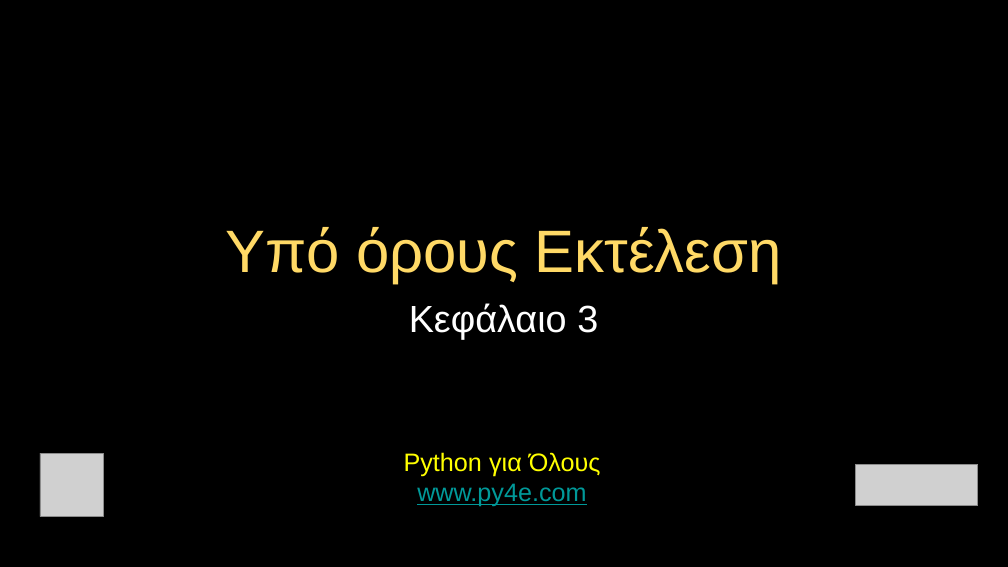
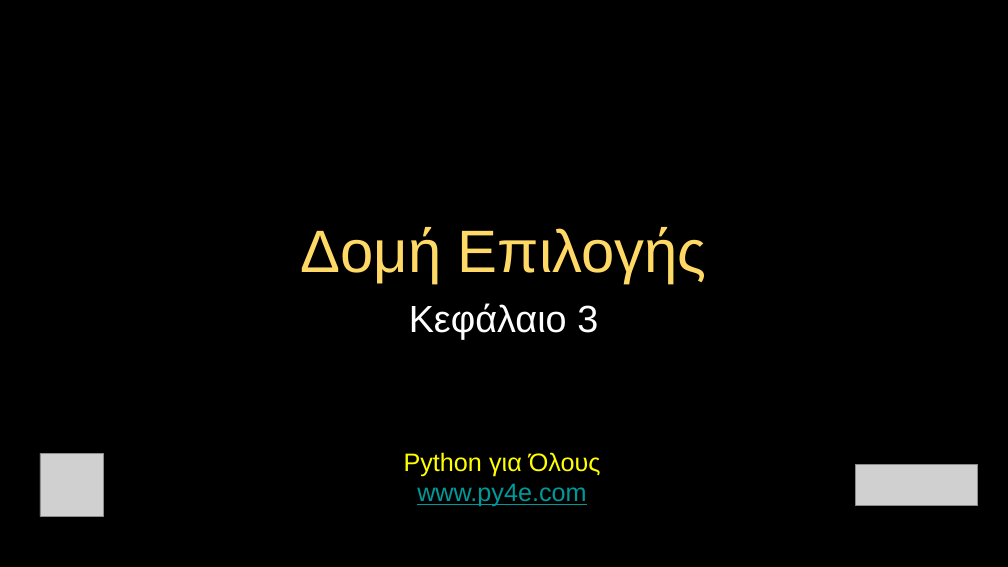
Before and after one commit to konkiourtidou/py4e, a slide deck: slide 1 of lectures3/gr/Pythonlearn-03-Conditional.pptx. Drawn at 1008x567 pixels with LibreOffice and Linux fonts; fonts in the diff are those of the drawing; grey boxes stand for pictures. Boxes give left, top, right and bottom in pixels: in the first picture for what was removed or moved away, otherwise in the second. Text is boxed around its words. In the diff, an @@ line names an element or a change of style, - is before the commit and + after.

```diff
--- a/lectures3/gr/Pythonlearn-03-Conditional.pptx
+++ b/lectures3/gr/Pythonlearn-03-Conditional.pptx
@@ title at (x1=300, y1=227, x2=707, y2=283): text changed @@
-Υπό όρους Εκτέλεση
+Δομή Επιλογής
```
Also in this commit, not shown: 3 other slides changed.
